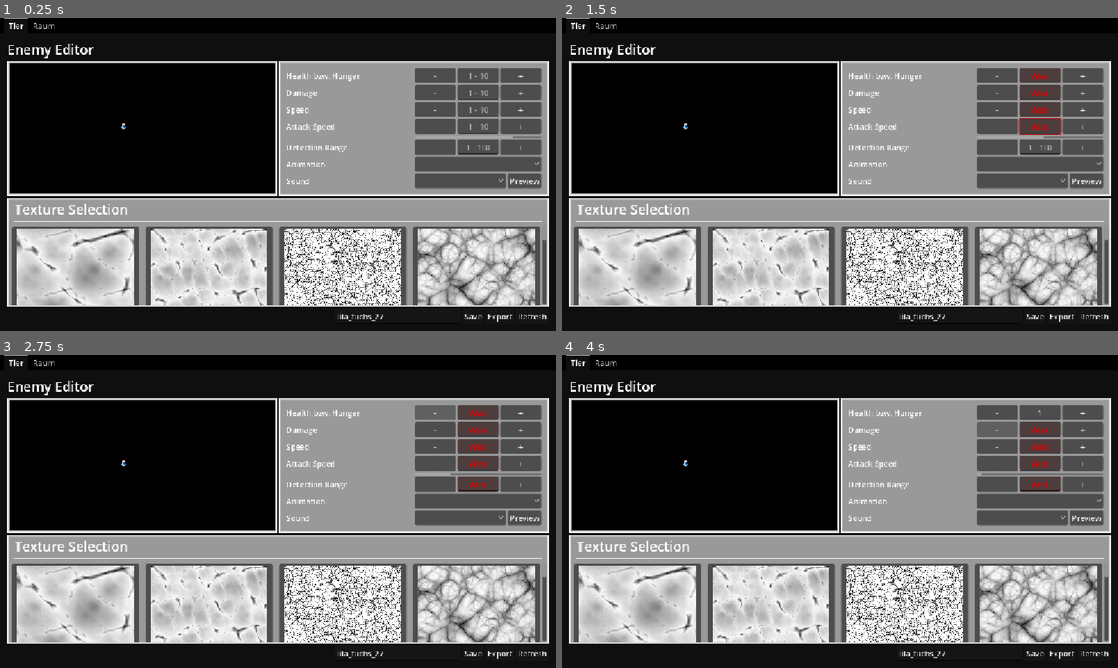
Above: before the commit, frames 1-4 (two rows, left to right).
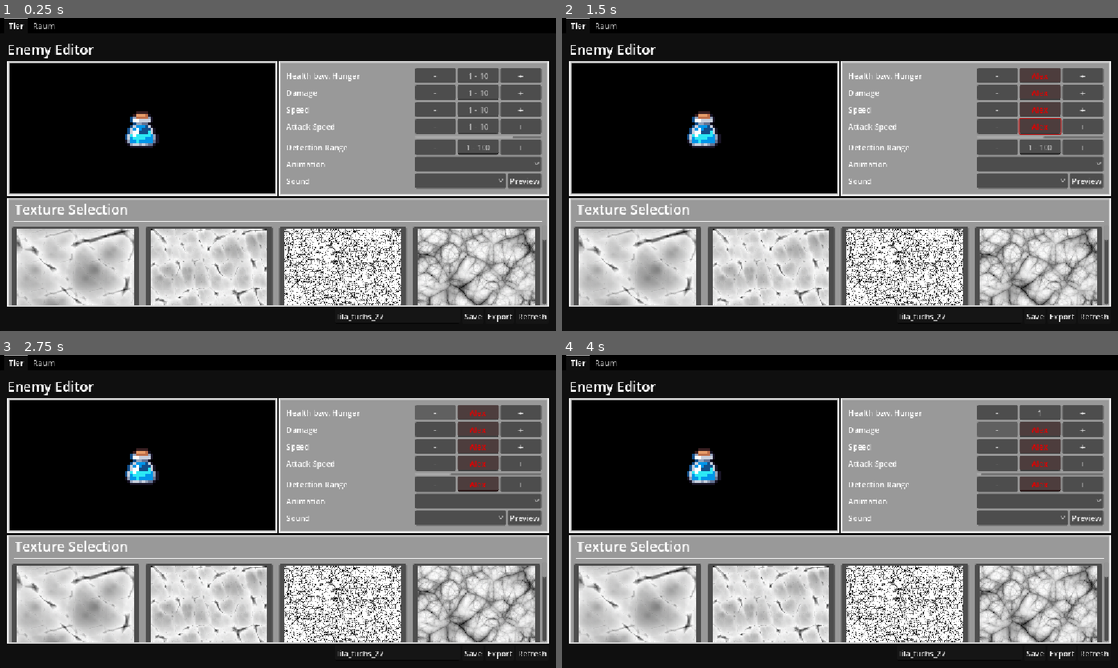
Above: after the commit, the same moments.

Repository: bnjmntmm/play_dungeon_crawler
Game: Godot game, scene res://feature/station/station.tscn
Same seed, same stepped clock (60 frames per second), same inputs: the game is played once before the commit and once after it. This scene is started directly instead of the project's main scene. The engine's default icon, where the game draws it, is replaced by a stand-in: a white triangle on a blue panel in a dark square.
Inputs (mouse positions are in pixels of both pictures, inside the frame that each line leads up to):
- Up to frame 1 (0.25 s): no input
- Up to frame 2 (1.5 s): click (1040, 74) at 0.52 s; type "Alex" at 0.6 s; click (1040, 93) at 0.75 s; type "Alex" at 0.83 s; click (1040, 108) at 0.98 s; type "Alex" at 1.07 s; click (1040, 127) at 1.27 s; type "Alex" at 1.35 s
- Up to frame 3 (2.75 s): click (478, 483) at 1.5 s; type "Alex" at 1.58 s; click "-" at 2 s
- Up to frame 4 (4 s): click "+" at 2.75 s; click "-" at 3.5 s

The runs differ from the first frame. In frame 1, 0.6% of the frame differs, in the area x 21-29%, y 29-42%; in frame 2, 0.6%; in frame 3, 0.6%; in frame 4, 0.6%.

Commit message:
Improved animal preview and texture selection in the enemy editor

Diff:
--- a/feature/editor tool/AnimalEditorToolUI.tscn
+++ b/feature/editor tool/AnimalEditorToolUI.tscn
@@ -100,19 +100,16 @@
 					buttonDictionary.set(button, tex)
 
 					# on button press setze variable (verknüpfe das signal I guess)
-					button.pressed.connect(on_texture_button_clicked)
+					button.pressed.connect(on_texture_button_clicked.bind(button))
 			file_name = dir.get_next()
 	else:
 		print(\"Textures Filepath \", image_dir , \" could not be accessed\")
 
-func on_texture_button_clicked():
-	for control:Control in grid_con.get_children():
-		var button := control.get_child(0) as Button
-		if button.is_hovered() == true:
-			for child in animal_scene.get_children():
-				if child is Sprite2D:
-					child.texture = buttonDictionary.get(button)
-			config_file.sprite = buttonDictionary.get(button)
+func on_texture_button_clicked(button:Button):
+	for child in animal_scene.get_children():
+		if child is Sprite2D:
+			child.texture = buttonDictionary.get(button)
+	config_file.sprite = buttonDictionary.get(button)
 
 func populate_sound_selection():
 	print(\"populating sound selection\")
@@ -333,12 +330,17 @@
 
 [node name="SubViewport" type="SubViewport" parent="MarginContainer/VBoxContainer/HBoxContainer2/PanelContainer2/SubViewportContainer" unique_id=801851304]
 handle_input_locally = false
+canvas_item_default_texture_filter = 0
 size = Vector2i(549, 269)
 render_target_update_mode = 4
 
 [node name="AnimalScene" parent="MarginContainer/VBoxContainer/HBoxContainer2/PanelContainer2/SubViewportContainer/SubViewport" unique_id=775286256 instance=ExtResource("2_jd8r5")]
 unique_name_in_owner = true
 position = Vector2(236, 129)
+
+[node name="Camera2D" type="Camera2D" parent="MarginContainer/VBoxContainer/HBoxContainer2/PanelContainer2/SubViewportContainer/SubViewport" unique_id=1859606229]
+position = Vector2(236, 129)
+zoom = Vector2(6, 6)
 
 [node name="AttackTimer" type="Timer" parent="MarginContainer/VBoxContainer/HBoxContainer2/PanelContainer2/SubViewportContainer/SubViewport" unique_id=273348902]
 unique_name_in_owner = true
